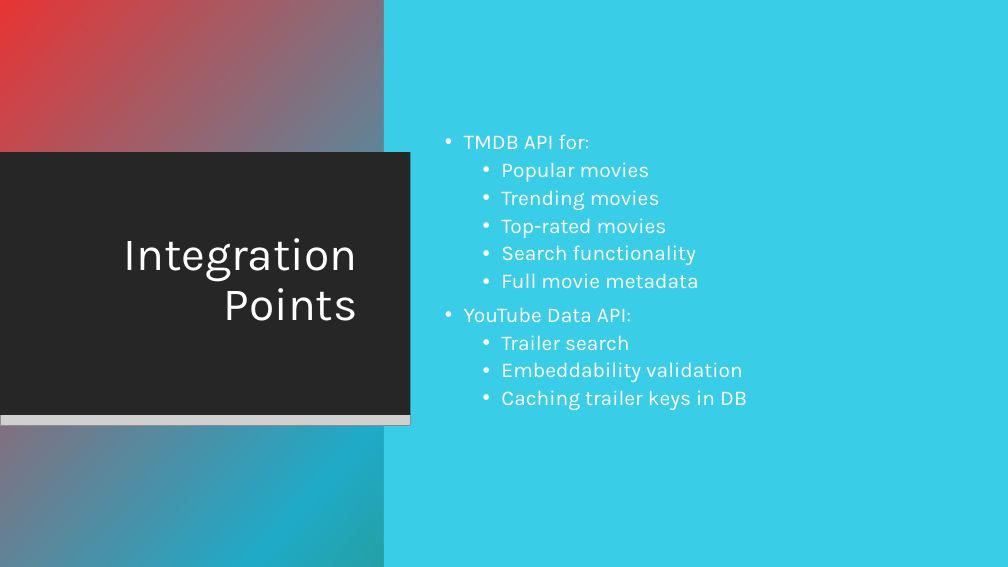
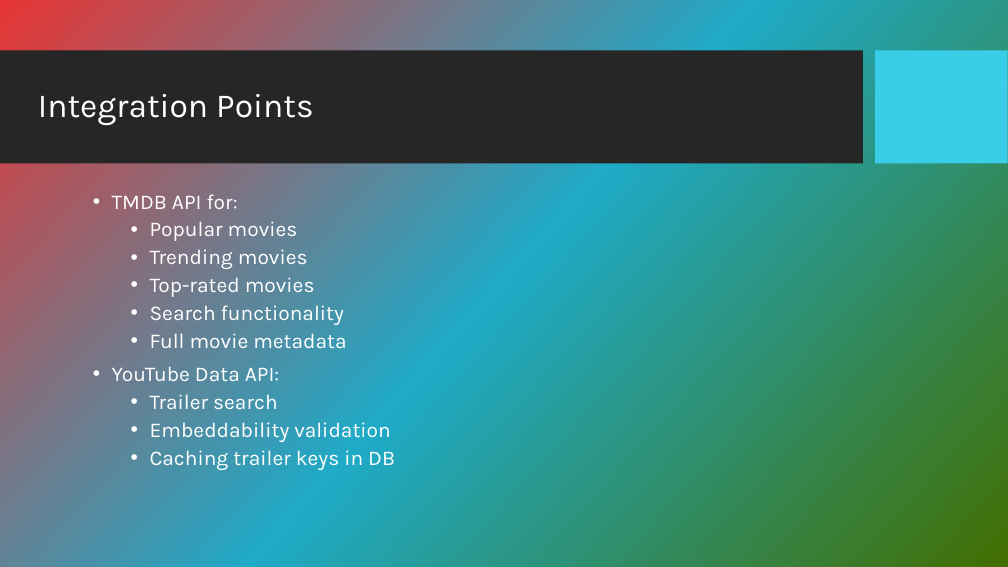
Before and after one commit to Akhandbhadouria/streaming-platforms-, a slide deck: slide 10 of PPTdjango.pptx. Drawn at 1008x567 pixels with LibreOffice and Linux fonts; fonts in the diff are those of the drawing; grey boxes stand for pictures; background and template pictures are left out. Boxes give left, top, right and bottom in pixels: in the first picture for what was removed or moved away, otherwise in the second. Text is boxed around its words. In the diff, an @@ line names an element or a change of style, - is before the commit and + after.

```diff
--- a/PPTdjango.pptx
+++ b/PPTdjango.pptx
@@ rectangle removed at bbox=[0, 0, 1008, 567] @@
@@ rectangle removed at bbox=[384, 0, 1008, 567] @@
@@ title "Integration Points": place and size @@
-title "Integration Points" at bbox=[123, 238, 358, 321]
+title "Integration Points" at bbox=[38, 94, 313, 126]
@@ title "Integration Points" at bbox=[38, 94, 313, 126]: size 44 to 32 pt @@
@@ rectangle removed at bbox=[0, 152, 411, 415] @@
@@ text "TMDB API for:": place and size @@
-text "TMDB API for:" at bbox=[464, 134, 747, 410]
+text "TMDB API for:" at bbox=[112, 194, 395, 470]
@@ picture removed at bbox=[0, 414, 411, 426] @@
```
Also in this commit, not shown: 15 other slides changed, 1 slide removed.
